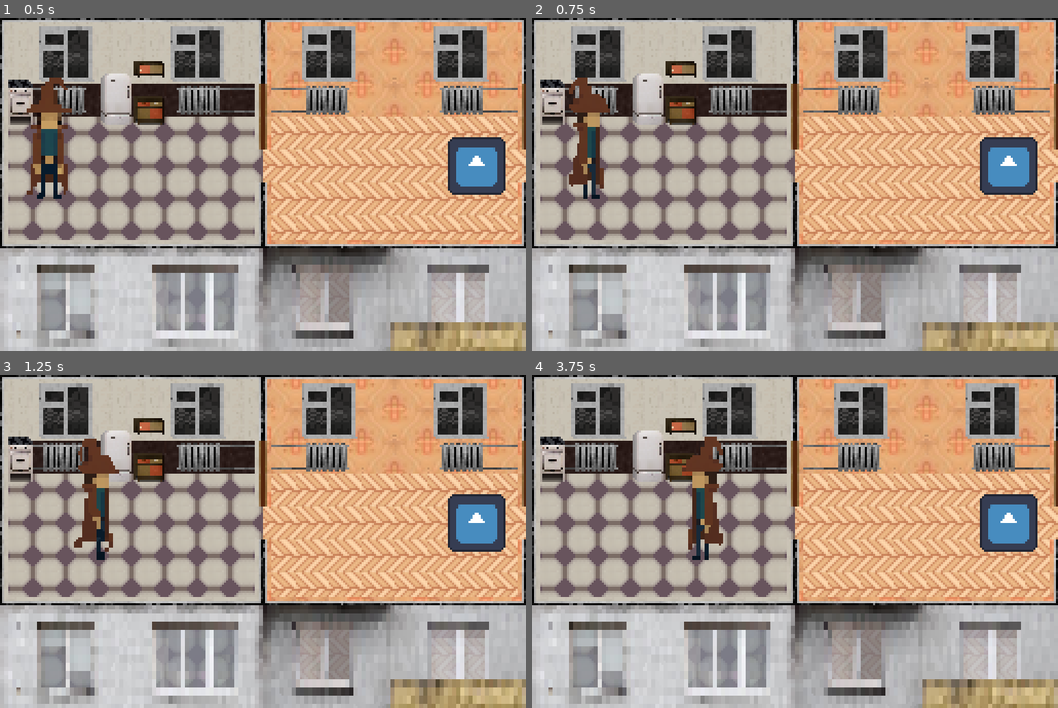
Above: before the commit, frames 1-4 (two rows, left to right).
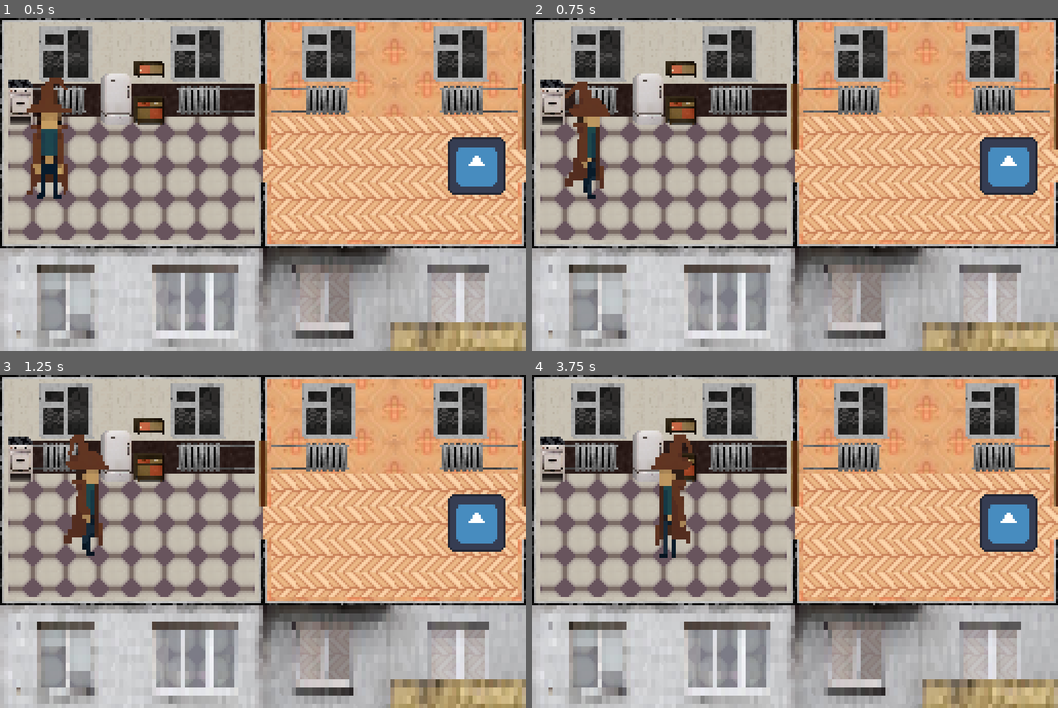
Above: after the commit, the same moments.

Repository: vydramain/Solidmaid
Game: Godot game, scene res://resources/main/Main.tscn
Same seed, same stepped clock (60 frames per second), same inputs: the game is played once before the commit and once after it. The engine's default icon, where the game draws it, is replaced by a stand-in: a white triangle on a blue panel in a dark square.
Inputs (mouse positions are in pixels of both pictures, inside the frame that each line leads up to):
- Up to frame 1 (0.5 s): no input
- Up to frame 2 (0.75 s): tap Enter at 0.5 s; move the mouse to (910, 167) at 0.52 s; press the mouse at (910, 167) at 0.53 s; hold D (move_right) from 0.53 s (still down)
- Up to frame 3 (1.25 s): keep holding D (move_right)
- Up to frame 4 (3.75 s): move the mouse to (689, 558) at 1.27 s; release D (move_right) at 1.28 s; release the mouse at (689, 558) at 1.28 s; hold S (move_down) 1.28-2.03 s; click (689, 558) at 1.35 s; move the mouse to (847, 468) at 2.02 s; press the mouse at (847, 468) at 2.03 s; hold D (move_right) 2.03-2.78 s; move the mouse to (768, 608) at 2.77 s; release the mouse at (768, 608) at 2.78 s; hold W (move_up) 2.78-3.53 s; click (768, 608) at 2.85 s; move the mouse to (952, 591) at 3.52 s; press the mouse at (952, 591) at 3.53 s; hold A (move_left) from 3.53 s (still down)

Frame 1 is identical in both runs. In frame 2, 0.5% of the frame differs, in the area x 6-15%, y 17-55%; in frame 3, 1.9%; in frame 4, 3.2%, in the area x 22-37%, y 17-56%.

Commit message:
feat: Implemented enemies to outside scene

Diff:
--- a/resources/objects/enitity/enemies/Enemy.tscn
+++ b/resources/objects/enitity/enemies/Enemy.tscn
@@ -2,39 +2,34 @@
 
 [ext_resource type="PackedScene" uid="uid://by8f7mfnathye" path="res://resources/objects/enitity/Entity.tscn" id="1_ufd83"]
 [ext_resource type="Script" uid="uid://k5hf43tsul76" path="res://resources/objects/enitity/enemies/Enemy.gd" id="2_428ou"]
+[ext_resource type="PackedScene" uid="uid://depc4dbj25g2q" path="res://resources/overlap/character/CharacterBox.tscn" id="3_6nv03"]
 [ext_resource type="Texture2D" uid="uid://d1p51fk2orm6k" path="res://assets/textures/enemies/enemy.png" id="3_wqp4d"]
 [ext_resource type="PackedScene" uid="uid://8clcbxdgnjh5" path="res://resources/overlap/hit/Hitbox.tscn" id="4_17e4g"]
-
-[sub_resource type="CapsuleShape2D" id="CapsuleShape2D_wqp4d"]
-radius = 6.0
-height = 26.0
 
 [sub_resource type="CapsuleShape2D" id="CapsuleShape2D_lkkvi"]
 radius = 8.0
 height = 26.0
 
 [node name="Enemy" instance=ExtResource("1_ufd83")]
-position = Vector2(2, -2)
 collision_layer = 4
 collision_mask = 21
 script = ExtResource("2_428ou")
-SPEED = 200
 
-[node name="Sprite2D" parent="." index="0"]
+[node name="SpriteBox" parent="." index="0"]
+position = Vector2(-4.7683716e-07, 0)
+scale = Vector2(0.40625, 0.40625)
 texture = ExtResource("3_wqp4d")
 
-[node name="Hutrbox#CollisionShape2D" type="CollisionShape2D" parent="." index="1"]
-position = Vector2(-2, 2)
-shape = SubResource("CapsuleShape2D_wqp4d")
-debug_color = Color(0, 0.567573, 0.856747, 0.42)
+[node name="CharacterBox" parent="." index="2" instance=ExtResource("3_6nv03")]
 
 [node name="Hitbox" parent="." index="4" instance=ExtResource("4_17e4g")]
 collision_layer = 4
 collision_mask = 2
 
 [node name="CollisionShape2D" parent="Hitbox" index="0"]
-position = Vector2(-1, 2)
 shape = SubResource("CapsuleShape2D_lkkvi")
 debug_color = Color(0.786595, 0.406209, 0.40062, 0.42)
 
+[editable path="SpriteBox"]
+[editable path="CharacterBox"]
 [editable path="Hitbox"]
--- a/resources/objects/enitity/player/Player.gd
+++ b/resources/objects/enitity/player/Player.gd
@@ -40,7 +40,7 @@
 		# accelerate toward target
 		character_box.velocity = character_box.velocity.move_toward(character_box.speed * input_dir, character_box.accel * delta)
 		animation_player.play("Walk")
-		animation_player.speed_scale = 2.0
+		animation_player.speed_scale = character_box.speed / 10
 
 		if input_dir.x != 0 and sign(sprite.scale.x) != sign(input_dir.x):
 			sprite.scale.x *= -1
--- a/resources/objects/levels/outside/OutsideLevel.tscn
+++ b/resources/objects/levels/outside/OutsideLevel.tscn
@@ -1,9 +1,10 @@
-[gd_scene load_steps=5 format=3 uid="uid://bj2wb65lkn4m6"]
+[gd_scene load_steps=6 format=3 uid="uid://bj2wb65lkn4m6"]
 
 [ext_resource type="Script" uid="uid://c22x327u6wfqj" path="res://resources/objects/levels/outside/OutsideLevel.gd" id="1_68bj6"]
 [ext_resource type="PackedScene" uid="uid://c7mxfrjlts61m" path="res://resources/objects/levels/outside/layers/OutsideMapLayer.tscn" id="1_s2vff"]
 [ext_resource type="PackedScene" uid="uid://cpmqf62lln6ba" path="res://resources/objects/enitity/player/Player.tscn" id="2_o0ypk"]
 [ext_resource type="PackedScene" uid="uid://bncdqhr0e5dl3" path="res://resources/systems/level/loader/LevelLoaderSystem.tscn" id="3_o0ypk"]
+[ext_resource type="PackedScene" uid="uid://dy5xwc7rqy4mk" path="res://resources/objects/enitity/enemies/Enemy.tscn" id="4_n6qnk"]
 
 [node name="OutsideLevel" type="Node2D"]
 script = ExtResource("1_68bj6")
@@ -31,6 +32,11 @@
 position_smoothing_enabled = true
 position_smoothing_speed = 10.0
 
+[node name="EnemiesContainer" type="Node2D" parent="."]
+
+[node name="Enemy" parent="EnemiesContainer" instance=ExtResource("4_n6qnk")]
+position = Vector2(187, 84)
+
 [node name="NextLevel" parent="." instance=ExtResource("3_o0ypk")]
 position = Vector2(784, 120)
 
--- a/resources/overlap/character/CharacterBox.gd
+++ b/resources/overlap/character/CharacterBox.gd
@@ -1,5 +1,5 @@
 extends CharacterBody2D
 
-@export var speed: float = 40.
+@export var speed: float = 30.
 @export var accel: float = 125.      # how fast you reach top speed
 @export var friction: float = 600.   # how fast you stop sliding
Binary file changed: assets/textures/enemies/enemy.png
Not shown, changed: assets/textures/enemies/enemy.png.import
Binary file changed: assets/textures/player/player.ase
Binary file changed: assets/textures/player/player.png
